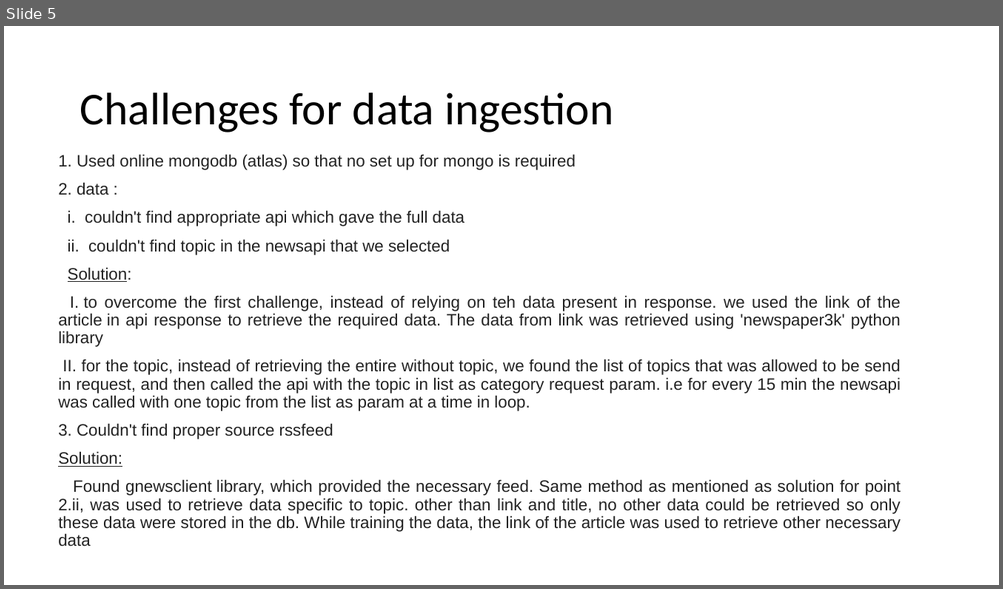
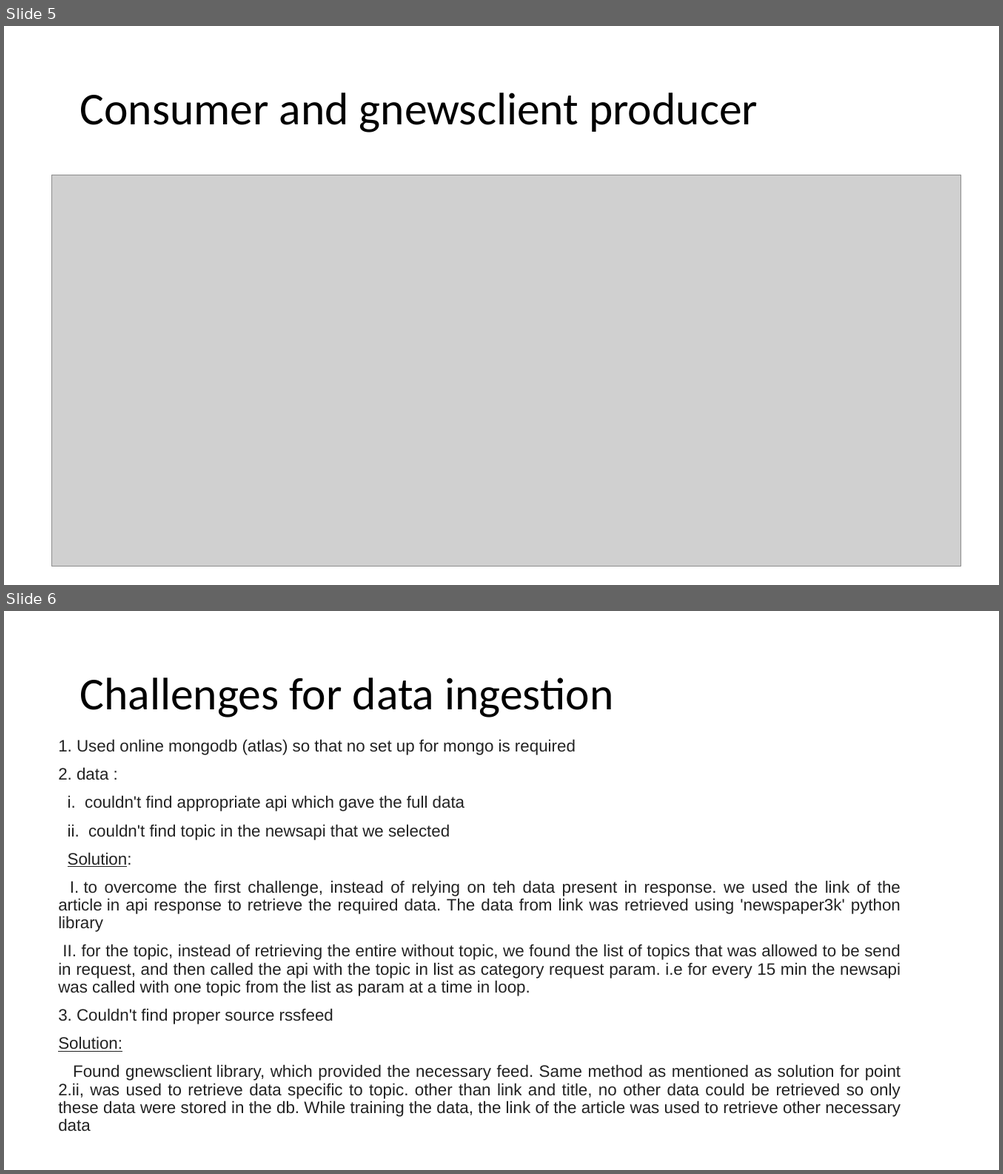
Before and after one commit to mmrkavya/newspaper, a slide deck: FinalResport-NewsClassifier.pptx. Shown one above the other, each under a label of ours: slide 5 before the commit, slides 5 and 6 after it. The pictures are 1003x589 and 1003x1174 pixels, drawn with LibreOffice and Linux fonts; fonts in the diff are those of the drawing; grey boxes stand for pictures. Boxes give left, top, right and bottom in pixels: in the first picture for what was removed or moved away, otherwise in the second. Text is boxed around its words. In the diff, an @@ line names an element or a change of style, - is before the commit and + after.

```diff
--- a/FinalResport-NewsClassifier.pptx
+++ b/FinalResport-NewsClassifier.pptx
@@ slide 5 added at bbox=[4, 26, 999, 585], background #FFFFFF @@
@@ title added at bbox=[79, 93, 757, 133], 44 pt, text #000000 @@
+Consumer and gnewsclient producer
@@ picture added at bbox=[52, 175, 962, 567] @@
@@ what was slide 5 is now slide 6 @@
```
Also in this commit, not shown: 2 slides changed, 3 other slides added, 1 slide removed, 4 other files.
